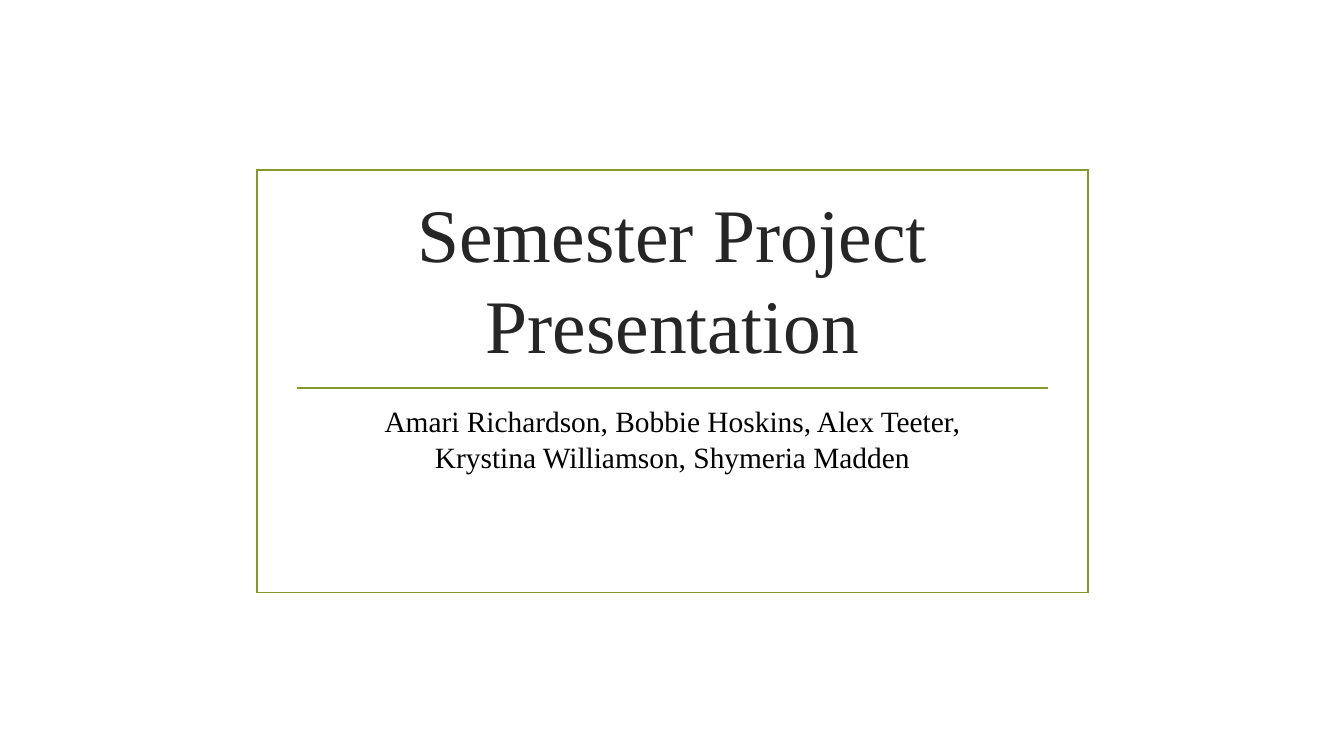
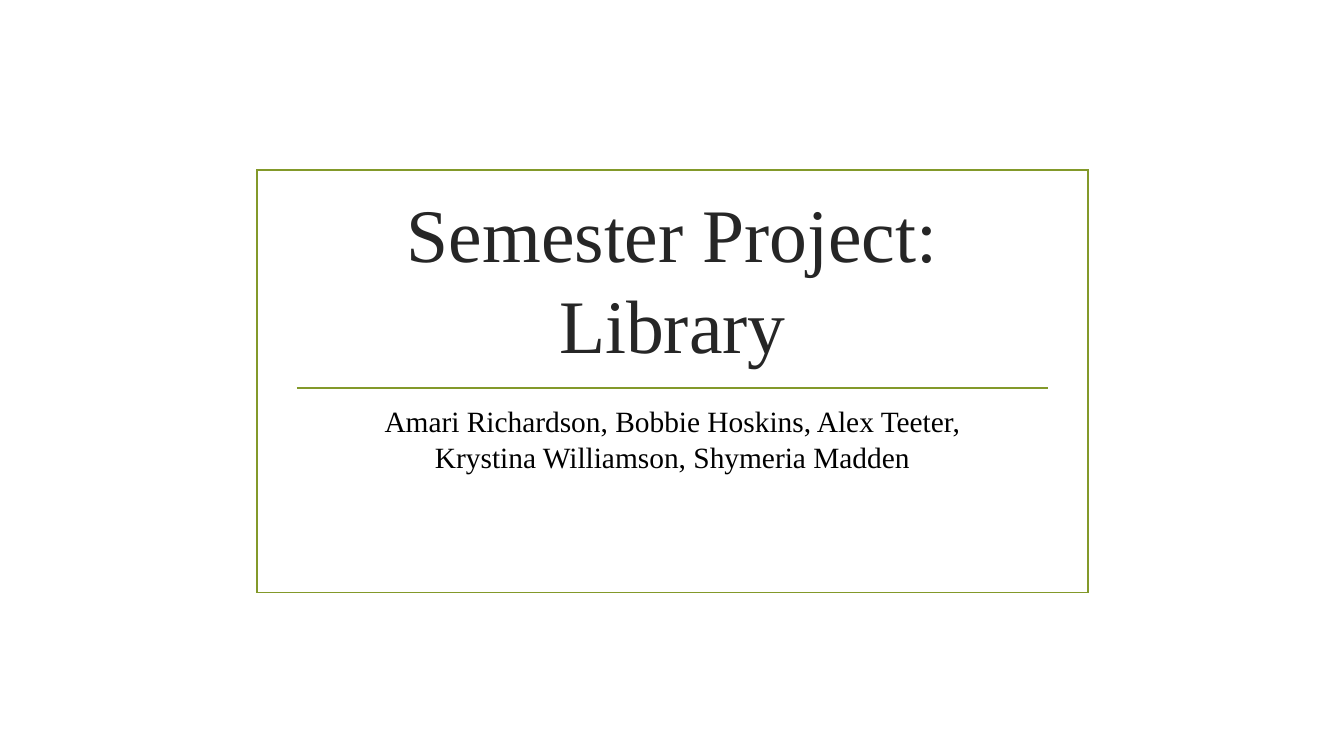
Before and after one commit to bobbiemh/SoftwareProject, a slide deck: slide 1 of Semester Project Presentation.pptx. Drawn at 1344x756 pixels with LibreOffice and Linux fonts; fonts in the diff are those of the drawing; background and template pictures are left out. Boxes give left, top, right and bottom in pixels: in the first picture for what was removed or moved away, otherwise in the second. Text is boxed around its words. In the diff, an @@ line names an element or a change of style, - is before the commit and + after.

```diff
--- a/Semester Project Presentation.pptx
+++ b/Semester Project Presentation.pptx
@@ title at [407, 212, 938, 368]: text changed @@
-Semester Project
-Presentation
+Semester Project:
+Library
```
Also in this commit, not shown: 5 other files.
